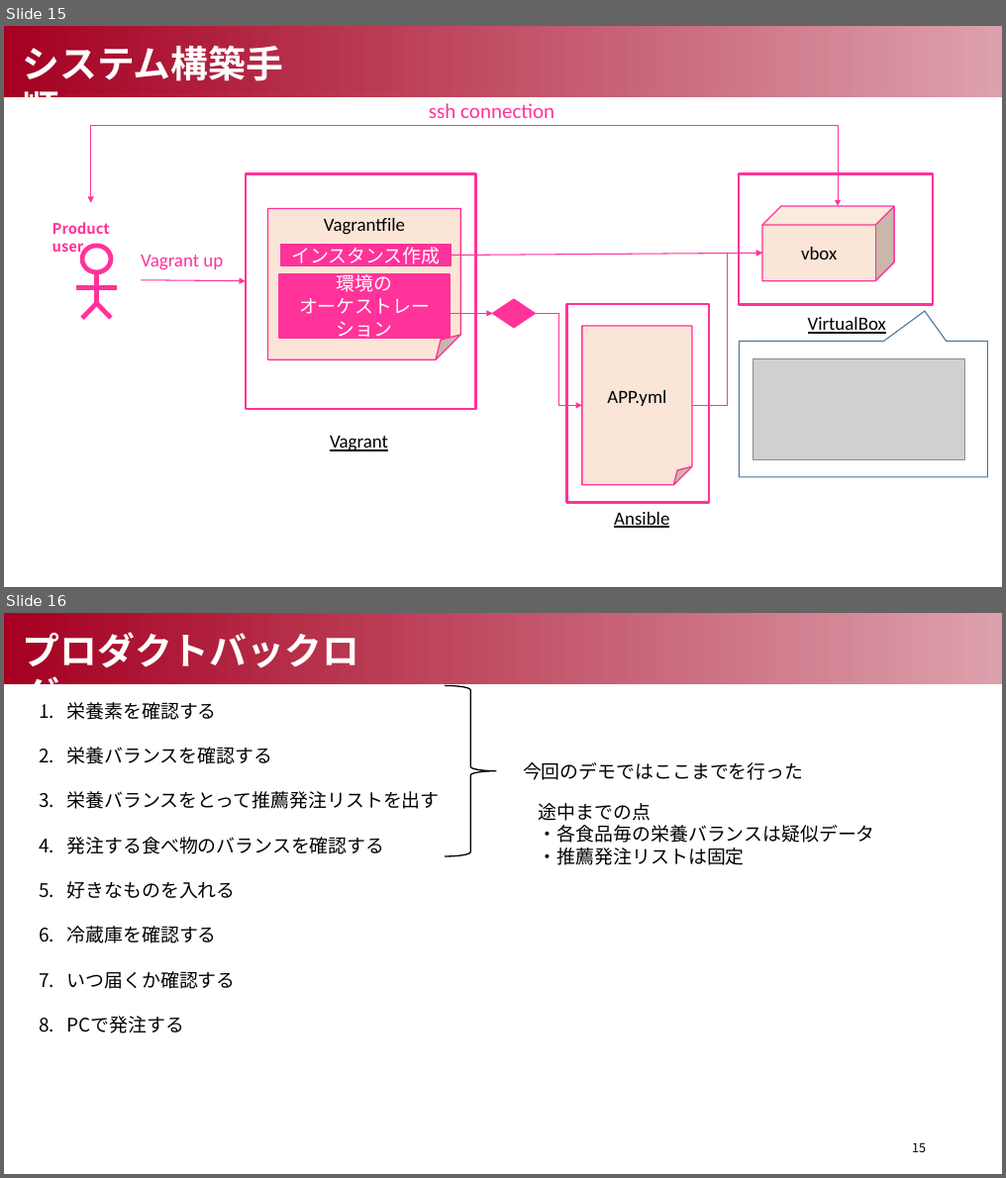
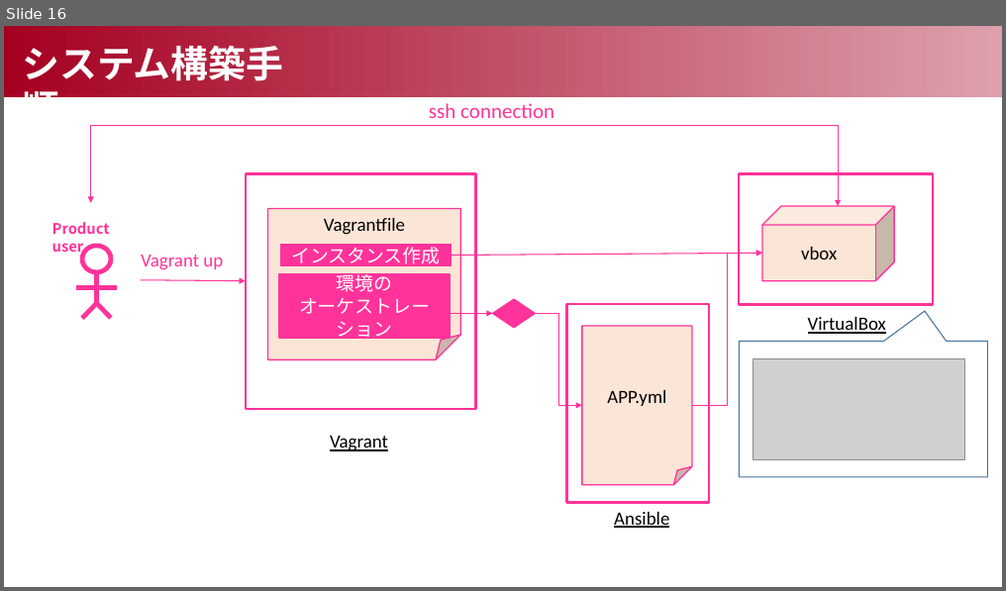
Before and after one commit to Smart-SE/sse2019-group5, a slide deck: spec/K1_group5_Presentation.pptx. Shown one above the other, each under a label of ours: slides 15 and 16 before the commit, slide 16 after it. The pictures are 1006x1178 and 1006x591 pixels, drawn with LibreOffice and Linux fonts; fonts in the diff are those of the drawing; grey boxes stand for pictures. Boxes give left, top, right and bottom in pixels: in the first picture for what was removed or moved away, otherwise in the second. Text is boxed around its words. In the diff, an @@ line names an element or a change of style, - is before the commit and + after.

```diff
--- a/spec/K1_group5_Presentation.pptx
+++ b/spec/K1_group5_Presentation.pptx
@@ slide 16 removed at <box>4,613,1002,1174</box>, background #FFFFFF @@
@@ rectangle removed at <box>4,613,1002,684</box> @@
@@ text removed at <box>23,632,359,668</box> @@
-プロダクトバックログ
@@ right brace removed at <box>445,685,497,857</box> @@
@@ text removed at <box>67,702,440,1034</box> @@
-1. 栄養素を確認する
-2. 栄養バランスを確認する
-3. 栄養バランスをとって推薦発注リストを出す
-4. 発注する食べ物のバランスを確認する
-5. 好きなものを入れる
-6. 冷蔵庫を確認する
-7. いつ届くか確認する
-8. PCで発注する
@@ text removed at <box>523,762,803,780</box> @@
-今回のデモではここまでを行った
@@ text removed at <box>539,803,875,865</box> @@
-途中までの点
-・各食品毎の栄養バランスは疑似データ
-・推薦発注リストは固定
@@ page number removed at <box>912,1143,926,1153</box> @@
-15
@@ what was slide 15 is now slide 16 @@
```
Also in this commit, not shown: 8 slides changed, 2 slides added, 5 other slides removed.
